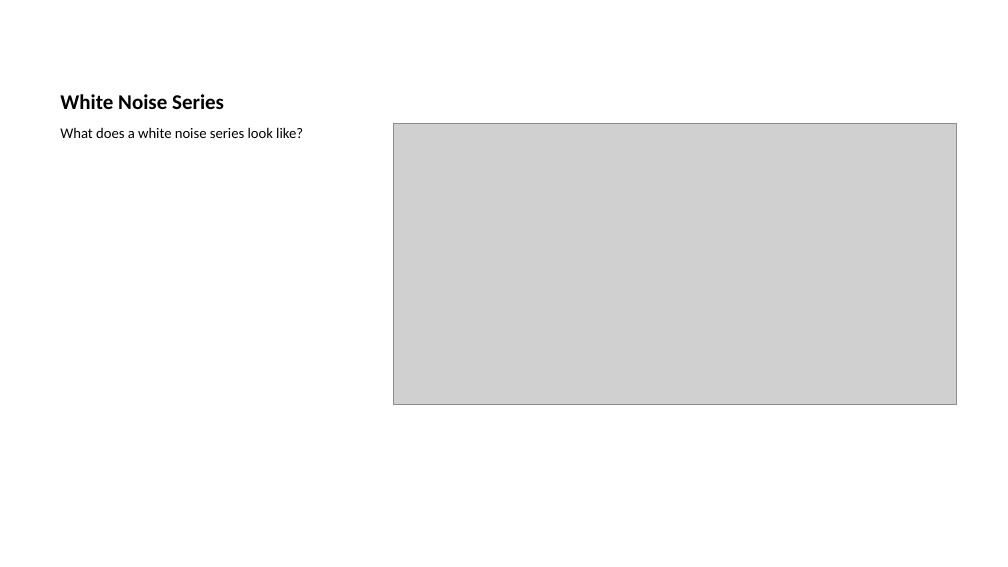
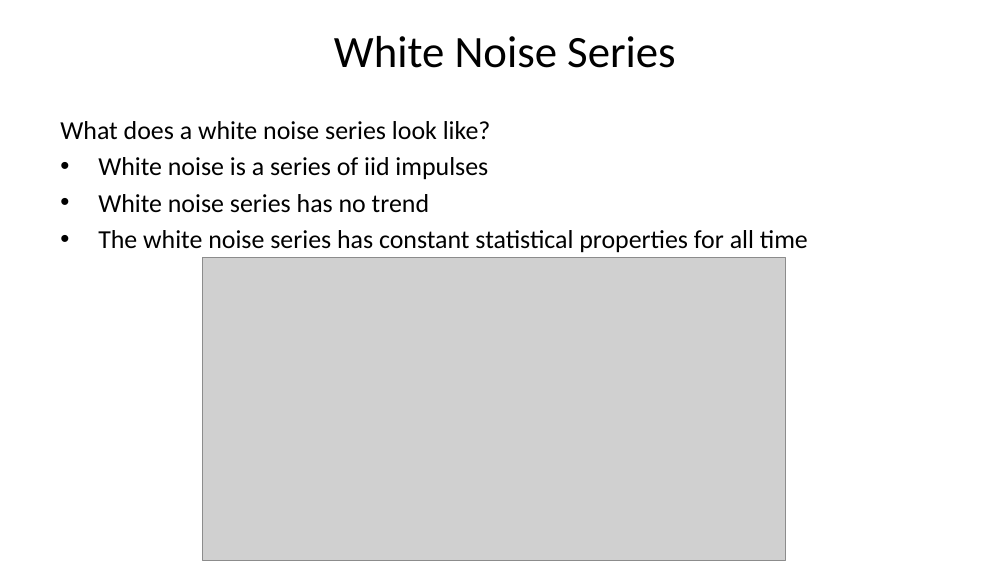
Before and after one commit to StephenElston/CSCI-E-83, a slide deck: slide 15 of LectureSlides/11_IntroductionToTimeSeries.pptx. Drawn at 1008x567 pixels with LibreOffice and Linux fonts; fonts in the diff are those of the drawing; grey boxes stand for pictures. Boxes give left, top, right and bottom in pixels: in the first picture for what was removed or moved away, otherwise in the second. Text is boxed around its words. In the diff, an @@ line names an element or a change of style, - is before the commit and + after.

```diff
--- a/LectureSlides/11_IntroductionToTimeSeries.pptx
+++ b/LectureSlides/11_IntroductionToTimeSeries.pptx
@@ title "White Noise Series" at (334,36,676,68): size 15 to 32 pt, bold off; alignment left to centre @@
@@ text at (60,121,491,140): size 10.5 to 18.5 pt in "What does a white noise series look ..."; more space between paragraphs @@
@@ picture removed at (393,123,956,404) @@
@@ text at (98,157,808,253): paragraphs added @@
+• White noise is a series of iid impulses
+• White noise series has no trend
+• The white noise series has constant statistical properties for all time
@@ picture added at (203,258,786,560) @@
```
Also in this commit, not shown: 5 other slides changed, 1 other file.
